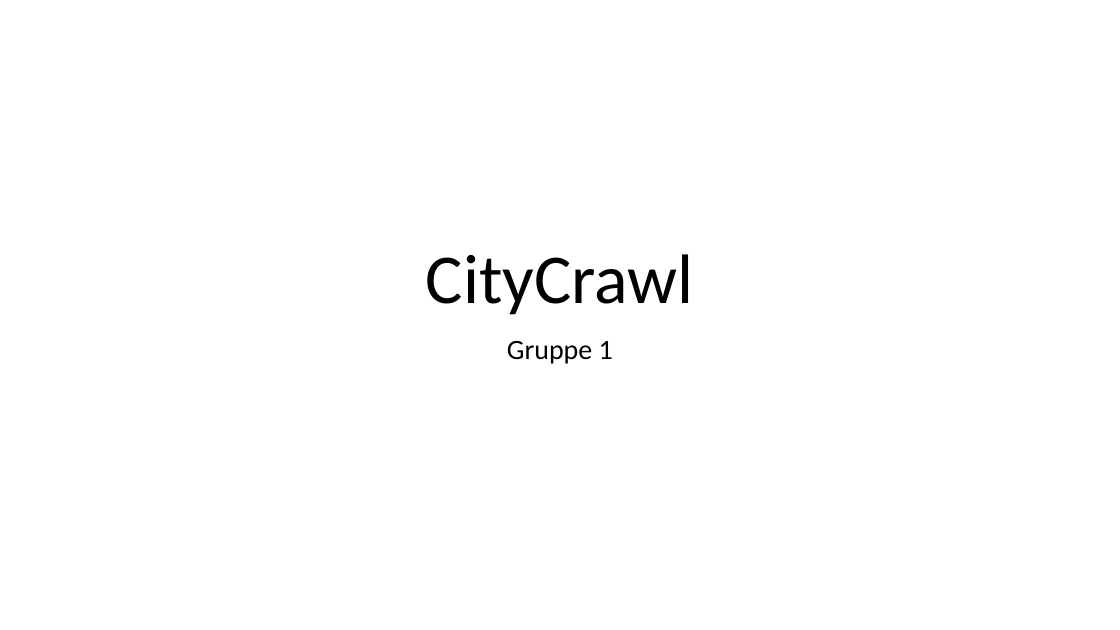
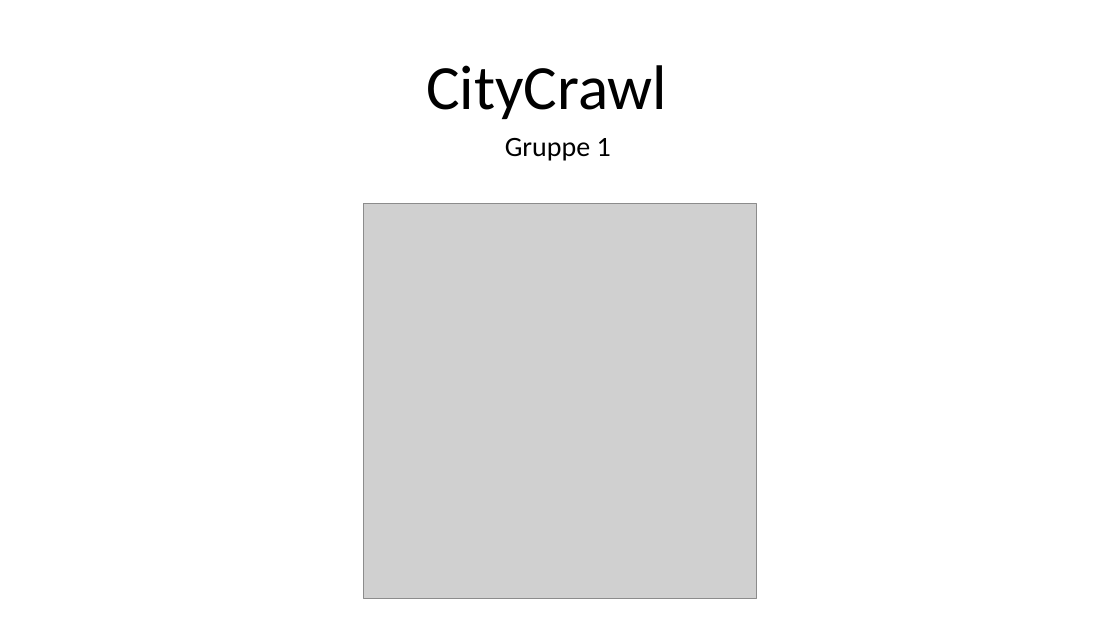
Before and after one commit to CityCrawl/CityCrawl, a slide deck: slide 1 of CityCrawl.pptx. Drawn at 1120x630 pixels with LibreOffice and Linux fonts; fonts in the diff are those of the drawing; grey boxes stand for pictures. Boxes give left, top, right and bottom in pixels: in the first picture for what was removed or moved away, otherwise in the second. Text is boxed around its words. In the diff, an @@ line names an element or a change of style, - is before the commit and + after.

```diff
--- a/CityCrawl.pptx
+++ b/CityCrawl.pptx
@@ title "CityCrawl": place and size @@
-title "CityCrawl" at box(426, 254, 694, 315)
+title "CityCrawl" at box(426, 65, 667, 119)
@@ title "CityCrawl" at box(426, 65, 667, 119): size 60 to 54 pt @@
@@ subtitle "Gruppe 1": place and size @@
-subtitle "Gruppe 1" at box(507, 341, 613, 364)
+subtitle "Gruppe 1" at box(505, 138, 611, 161)
@@ picture added at box(363, 204, 757, 599) @@
```
Also in this commit, not shown: 1 other file.
